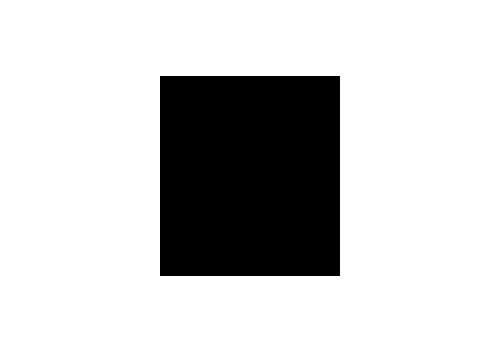
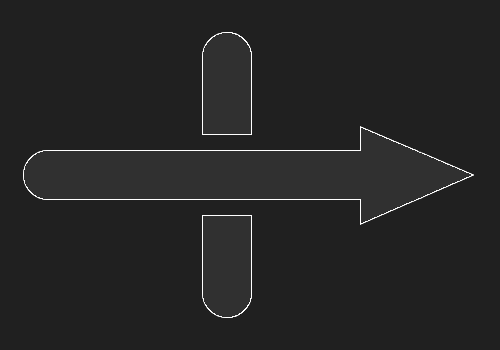
Comparing the layer stacks of the two 500px x 350px images. Changes:
added layer "New Layer #9" above "New Layer #8" over (x1=23, y1=32, x2=474, y2=318)
added layer "New Layer #8" above "New Layer#6" over (x1=23, y1=32, x2=474, y2=318)
hid "New Layer#9" over (x1=165, y1=77, x2=334, y2=276)
hid "New Layer#8" over (x1=160, y1=76, x2=340, y2=276)
added layer "Layer" above "Background" over (x1=0, y1=0, x2=500, y2=350)
